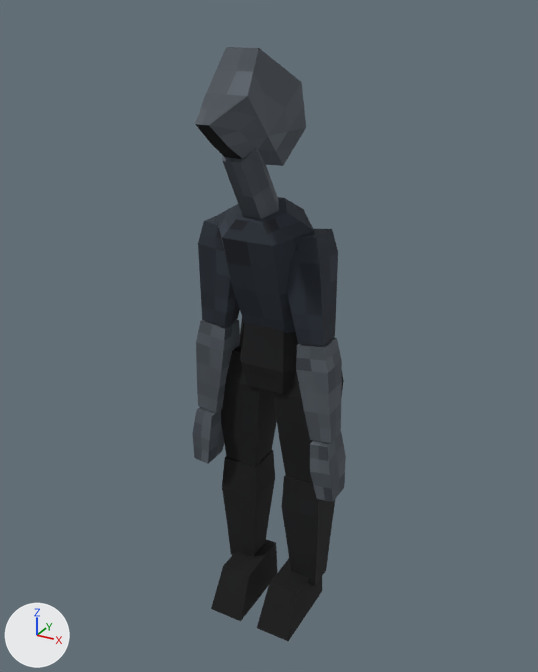
An edit to the glTF model assets/models/prisoner2.glb, drawn before and after from the same camera.
Camera for both pictures: a camera (50 mm lens) standing at (0.948, -1.786, 1.833) and looking at (0.009, -0.079, 0.979). Lighting does not change. The marker at lower left points along +X, +Y and +Z. The picture after the commit comes second. Vertices at exactly the same position are counted once.

Objects in the first picture: 'Runner'.
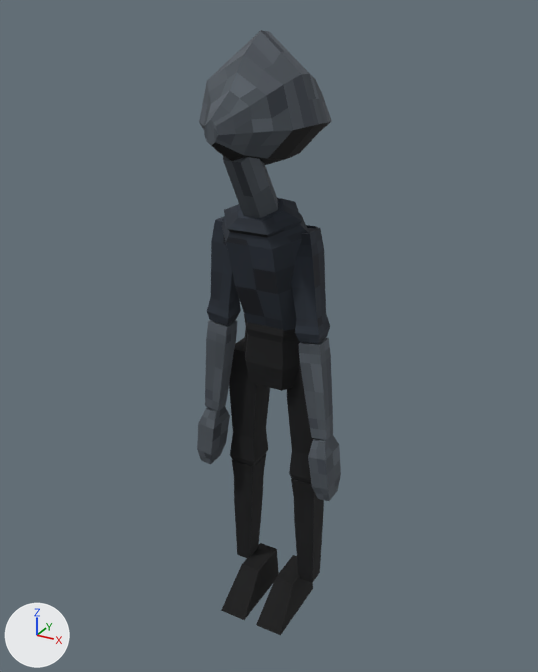
Location of each change, [x1, y1, x2, y2] in pixels of the pictures (538 x 672 px; the box of a moved part takes in the faces that stretch with it):
'Runner', reshaped (6% narrower): before [192, 47, 346, 641]; after [197, 30, 341, 635]
part 1 of me_runner, moved or reshaped: before [296, 337, 342, 443]; after [308, 434, 341, 501]
part 2 of me_runner, moved or reshaped: before [196, 319, 240, 413]; after [197, 406, 230, 464]
part 3 of me_runner, rebuilt: before [240, 318, 298, 394]; after [244, 315, 300, 391]
part 4 of me_runner, rebuilt (20% wider, 13% taller): before [195, 47, 306, 166]; after [199, 30, 332, 165]
part 5 of me_runner, rebuilt (37% narrower, 6% shorter): before [282, 475, 335, 586]; after [291, 479, 324, 583]
part 6 of me_runner, rebuilt: before [221, 343, 277, 467]; after [229, 337, 270, 466]
part 7 of me_runner, rebuilt: before [273, 372, 344, 484]; after [287, 364, 314, 484]
part 8 of me_runner, rebuilt (35% narrower): before [222, 450, 275, 557]; after [232, 454, 266, 558]
part 9 of me_runner, rebuilt (12% narrower, 6% shorter): before [211, 539, 277, 621]; after [221, 543, 279, 620]
part 10 of me_runner, rebuilt: before [257, 559, 322, 641]; after [256, 555, 313, 635]
part 11 of me_runner, added: after [291, 228, 330, 343]
part 12 of me_runner, added: after [207, 216, 241, 326]
part 13 of me_runner, moved or reshaped: before [192, 197, 346, 502]; after [205, 198, 333, 440]
part 14 of me_runner, surface changed: before [222, 148, 279, 219]; after [223, 156, 278, 218]

Edits to the bpy script that builds the scene:
```text
Change me_runner:
    used by ob_runner; location = (0.0, 0.0, 0.0)
    remove me_runner.from_pydata(...)  # 240 vertices, 416 faces; spans x -0.24..0.24, y -0.37..0.11, z 0.0..1.75
    add me_runner.from_pydata(...)  # 358 vertices, 644 faces; spans x -0.23..0.23, y -0.33..0.12, z 0.0..1.78
    me_runner part 1: the loose piece of 16 vertices spanning x 0.12..0.23, y -0.12..-0.03, z 0.7..1.0 is scaled about its middle by (0.571, 0.943, 0.677), then moved by (0.02, 0.0, -0.25)
    me_runner part 2: the loose piece of 16 vertices spanning x -0.23..-0.12, y -0.12..-0.03, z 0.7..1.0 is scaled about its middle by (0.571, 0.943, 0.677), then moved by (-0.02, 0.0, -0.25)
    me_runner part 3: the loose piece of 18 vertices spanning x -0.14..0.14, y -0.11..0.11, z 0.81..1.03 is rebuilt with 30 vertices and now spans x -0.12..0.12, y -0.09..0.09, z 0.81..1.03
    me_runner part 4: the loose piece of 18 vertices spanning x -0.06..0.06, y -0.37..0.04, z 1.46..1.75 is rebuilt with 64 vertices and now spans x -0.15..0.15, y -0.33..0.12, z 1.46..1.78
    me_runner part 5: the loose piece of 16 vertices spanning x 0.05..0.17, y -0.07..0.07, z 0.1..0.51 is rebuilt with 20 vertices and now spans x 0.07..0.15, y -0.04..0.04, z 0.1..0.49
    me_runner part 6: the loose piece of 16 vertices spanning x -0.18..-0.02, y -0.08..0.08, z 0.49..0.9 is rebuilt with 20 vertices and now spans x -0.15..-0.05, y -0.05..0.05, z 0.48..0.9
    me_runner part 7: the loose piece of 16 vertices spanning x 0.02..0.18, y -0.08..0.08, z 0.49..0.9 is rebuilt with 20 vertices and now spans x 0.05..0.15, y -0.05..0.05, z 0.48..0.9
    me_runner part 8: the loose piece of 16 vertices spanning x -0.17..-0.05, y -0.07..0.07, z 0.1..0.51 is rebuilt with 20 vertices and now spans x -0.15..-0.07, y -0.04..0.04, z 0.1..0.49
    me_runner part 9: the loose piece of 8 vertices spanning x -0.14..-0.03, y -0.2..0.06, z 0.0..0.13 is rebuilt with 8 vertices and now spans x -0.11..-0.02, y -0.19..0.05, z 0.0..0.11
    me_runner part 10: the loose piece of 8 vertices spanning x 0.03..0.14, y -0.2..0.06, z 0.0..0.13 is rebuilt with 8 vertices and now spans x 0.02..0.11, y -0.19..0.05, z 0.0..0.11
    me_runner part 11: a new loose piece of 20 vertices spanning x 0.08..0.18, y -0.11..-0.04, z 0.99..1.3, in mat_prisoner2skin (picture img_prisoner2_albedo)
    me_runner part 12: a new loose piece of 20 vertices spanning x -0.18..-0.08, y -0.11..-0.04, z 0.99..1.3, in mat_prisoner2skin (picture img_prisoner2_albedo)
    me_runner part 13
    74 vertices are removed from x -0.24..0.24, y -0.18..0.05, z 0.51..1.35
    140 faces are deleted
    4 vertices move within x -0.12..0.12, y -0.05..-0.04, z 0.99..1.37
    65 vertices are added at x -0.21..0.2, y -0.18..0.06, z 0.7..1.36
    8 new vertices lie (0.05, 0.0, 0.0) away from vertices in x -0.21..0.16, y -0.1..0.06, z 0.7..1.27
    5 new vertices lie (0.12, 0.0, 0.0) away from vertices in x -0.06, y -0.18..-0.02, z 0.95..1.36
    148 new faces join them
    me_runner part 14: 20 kept faces spanning x -0.05..0.05, y -0.25..-0.05, z 1.31..1.54 get new texture (UV) coordinates
```
